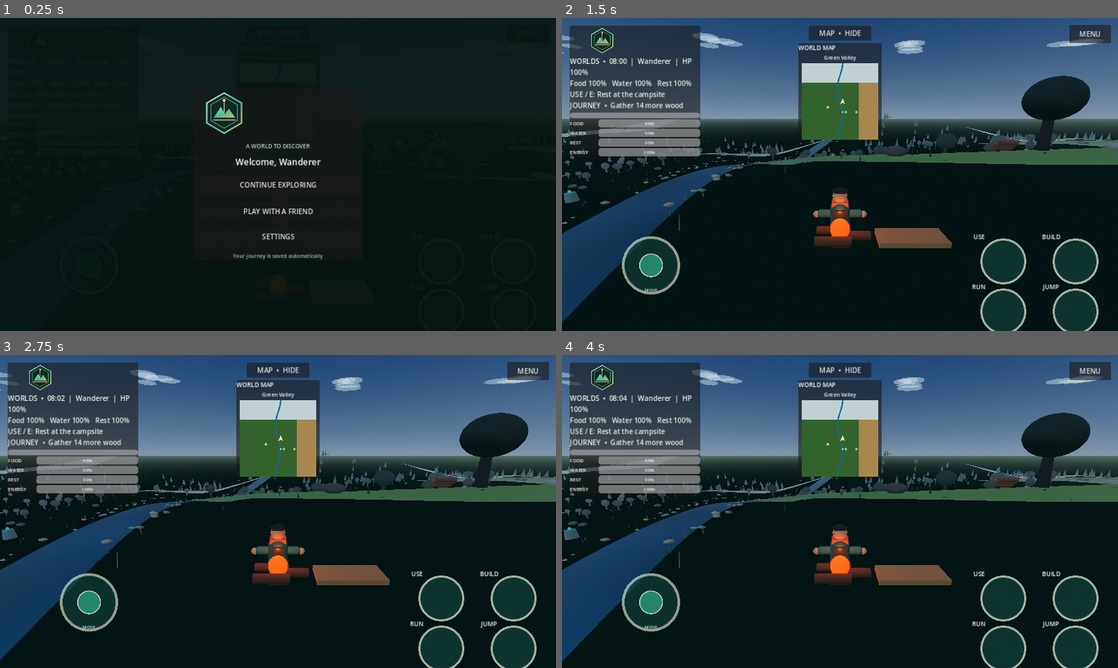
Above: before the commit, frames 1-4 (two rows, left to right).
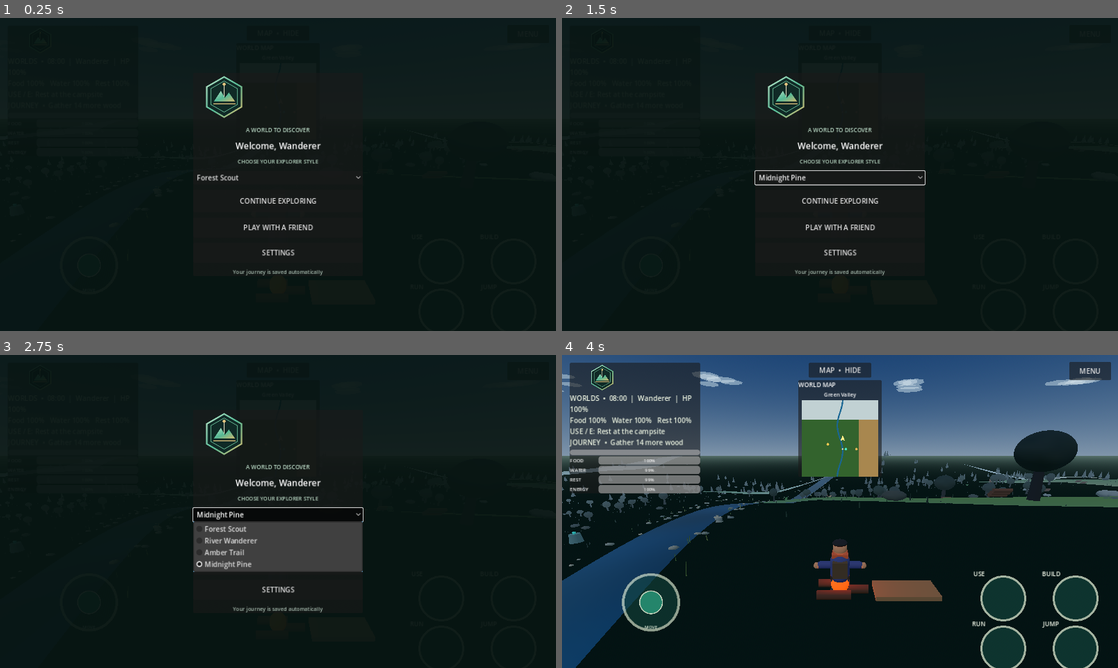
Above: after the commit, the same moments.

Repository: loayh523-lab/WORLDS
Game: Godot game, scene res://scenes/main.tscn
Same seed, same stepped clock (60 frames per second), same inputs: the game is played once before the commit and once after it.
Inputs (mouse positions are in pixels of both pictures, inside the frame that each line leads up to):
- Up to frame 1 (0.25 s): no input
- Up to frame 2 (1.5 s): click (840, 177) at 0.5 s, where only the run after the commit has a clickable "Forest Scout"; click (840, 227) at 1.25 s, where only the run after the commit has a clickable "PLAY WITH A FRIEND"
- Up to frame 3 (2.75 s): click (278, 514) at 2 s, where only the run after the commit has a clickable "Midnight Pine"
- Up to frame 4 (4 s): click (840, 564) at 2.75 s, where only the run after the commit has a clickable "PLAY WITH A FRIEND"; click (840, 536) at 3.5 s, where only the run after the commit has a clickable "CONTINUE EXPLORING"

The runs differ from the first frame. In frame 1, 2.2% of the frame differs, in the area x 35-65%, y 18-83%; in frame 2, 53%; in frame 3, 57%, in the area x 0-100%, y 0-100%; in frame 4, 10%.

Commit message:
Add selectable explorer outfits with saved appearance and LAN synchronization

Diff:
--- a/scripts/main.gd
+++ b/scripts/main.gd
@@ -14,6 +14,10 @@
 var player: CharacterBody3D
 var player_name := "Wanderer"
 var player_name_input: LineEdit
+var outfit_option: OptionButton
+var player_outfit_index := 0
+var player_torso: MeshInstance3D
+var network_player_outfits: Dictionary = {1: 0}
 var master_volume_slider: HSlider
 var camera_pivot: Node3D
 var camera: Camera3D
@@ -782,9 +786,10 @@
     visual.name = "CharacterVisual"
     player.add_child(visual)
 
-    var torso := _make_capsule_part(0.34, 1.12, Color(0.16, 0.30, 0.23))
-    torso.position = Vector3(0, 1.16, 0)
-    visual.add_child(torso)
+    player_torso = _make_capsule_part(0.34, 1.12, Color(0.16, 0.30, 0.23))
+    player_torso.name = "PlayerTorso"
+    player_torso.position = Vector3(0, 1.16, 0)
+    visual.add_child(player_torso)
 
     var head := MeshInstance3D.new()
     var head_mesh := SphereMesh.new()
@@ -817,6 +822,7 @@
     right_arm.position = Vector3(0.40, 1.25, 0)
     right_arm.rotation.z = PI * 0.5
     visual.add_child(right_arm)
+    _apply_player_outfit()
 
     left_leg = _make_capsule_part(0.15, 0.82, Color(0.18, 0.20, 0.21))
     left_leg.position = Vector3(-0.17, 0.43, 0)
@@ -1034,6 +1040,23 @@
     welcome.horizontal_alignment = HORIZONTAL_ALIGNMENT_CENTER
     welcome.add_theme_font_size_override("font_size", 20)
     column.add_child(welcome)
+
+    var outfit_caption := Label.new()
+    outfit_caption.text = "CHOOSE YOUR EXPLORER STYLE"
+    outfit_caption.horizontal_alignment = HORIZONTAL_ALIGNMENT_CENTER
+    outfit_caption.add_theme_font_size_override("font_size", 12)
+    outfit_caption.add_theme_color_override("font_color", Color(0.72, 0.84, 0.76))
+    column.add_child(outfit_caption)
+
+    outfit_option = OptionButton.new()
+    outfit_option.name = "ExplorerStyle"
+    outfit_option.add_item("Forest Scout", 0)
+    outfit_option.add_item("River Wanderer", 1)
+    outfit_option.add_item("Amber Trail", 2)
+    outfit_option.add_item("Midnight Pine", 3)
+    outfit_option.select(player_outfit_index)
+    outfit_option.item_selected.connect(_on_outfit_selected)
+    column.add_child(outfit_option)
 
     var start_button := Button.new()
     start_button.text = "CONTINUE EXPLORING"
@@ -1468,6 +1491,66 @@
     network_back_button.pressed.connect(_return_to_main_menu)
     column.add_child(network_back_button)
     network_panel.visible = false
+
+func _get_player_outfit_color(index: int) -> Color:
+    var palette: Array[Color] = [
+        Color(0.16, 0.30, 0.23),
+        Color(0.13, 0.34, 0.43),
+        Color(0.55, 0.29, 0.13),
+        Color(0.22, 0.23, 0.38)
+    ]
+    return palette[clampi(index, 0, palette.size() - 1)]
+
+func _apply_player_outfit() -> void:
+    var outfit_material := StandardMaterial3D.new()
+    outfit_material.albedo_color = _get_player_outfit_color(player_outfit_index)
+    outfit_material.roughness = 0.9
+    if player_torso:
+        player_torso.material_override = outfit_material
+    if left_arm:
+        left_arm.material_override = outfit_material
+    if right_arm:
+        right_arm.material_override = outfit_material
+
+func _on_outfit_selected(index: int) -> void:
+    player_outfit_index = clampi(index, 0, 3)
+    if outfit_option:
+        outfit_option.select(player_outfit_index)
+    _apply_player_outfit()
+    if lan_active:
+        if multiplayer.is_server():
+            network_player_outfits[1] = player_outfit_index
+            rpc("_rpc_set_remote_player_outfit", 1, player_outfit_index)
+        elif multiplayer.multiplayer_peer.get_connection_status() == MultiplayerPeer.CONNECTION_CONNECTED:
+            rpc_id(1, "_rpc_submit_player_outfit", player_outfit_index)
+    _save_game()
+
+func _apply_remote_player_outfit(peer_id: int, index: int) -> void:
+    network_player_outfits[peer_id] = clampi(index, 0, 3)
+    if not network_remote_players.has(peer_id):
+        return
+    var avatar := network_remote_players[peer_id] as Node3D
+    var body := avatar.find_child("RemoteBody", true, false) as MeshInstance3D
+    if body:
+        var material := StandardMaterial3D.new()
+        material.albedo_color = _get_player_outfit_color(index)
+        material.roughness = 0.9
+        body.material_override = material
+
+@rpc("any_peer", "call_remote", "reliable")
+func _rpc_submit_player_outfit(requested_index: int) -> void:
+    if not multiplayer.is_server():
+        return
+    var sender := multiplayer.get_remote_sender_id()
+    if sender <= 1:
+        return
+    var safe_index := clampi(requested_index, 0, 3)
+    _apply_remote_player_outfit(sender, safe_index)
+    rpc("_rpc_set_remote_player_outfit", sender, safe_index)
+
+@rpc("authority", "call_remote", "reliable")
+func _rpc_set_remote_player_outfit(peer_id: int, outfit_index: int) -> void:
+    _apply_remote_player_outfit(peer_id, outfit_index)
 
 func _apply_player_name() -> void:
     if not player_name_input:
@@ -3993,6 +4076,7 @@
 func _on_peer_disconnected(peer_id: int) -> void:
     _remove_remote_player(peer_id)
     network_player_names.erase(peer_id)
+    network_player_outfits.erase(peer_id)
     if multiplayer.is_server():
         rpc("_rpc_remove_remote_player", peer_id)
     _set_network_status("Player left  •  %d/8 players" % (multiplayer.get_peers().size() + 1) if multiplayer.is_server() else "A player left the world")
@@ -4002,6 +4086,7 @@
     _set_network_status("Connected  •  Synchronizing world...")
     rpc_id(1, "_rpc_request_player_roster")
     rpc_id(1, "_rpc_submit_player_name", player_name)
+    rpc_id(1, "_rpc_submit_player_outfit", player_outfit_index)
     if OS.get_cmdline_user_args().has("--lan-smoke-client"):
         get_tree().create_timer(1.2).timeout.connect(_move_lan_smoke_client)
 
@@ -4027,13 +4112,14 @@
     avatar.rotation.y = facing
 
     var body := MeshInstance3D.new()
+    body.name = "RemoteBody"
     var body_mesh := CapsuleMesh.new()
     body_mesh.radius = 0.34
     body_mesh.height = 1.16
     body.mesh = body_mesh
     body.position.y = 1.16
     var body_material := StandardMaterial3D.new()
-    body_material.albedo_color = Color(0.20, 0.42, 0.72) if peer_id % 2 == 0 else Color(0.66, 0.38, 0.18)
+    body_material.albedo_color = _get_player_outfit_color(int(network_player_outfits.get(peer_id, peer_id % 4)))
     body.material_override = body_material
     avatar.add_child(body)
 
@@ -4120,6 +4206,7 @@
     var requester := multiplayer.get_remote_sender_id()
     rpc_id(requester, "_rpc_spawn_remote_player", 1, player.global_position, player.rotation.y)
     rpc_id(requester, "_rpc_set_remote_player_name", 1, player_name)
+    rpc_id(requester, "_rpc_set_remote_player_outfit", 1, player_outfit_index)
     for peer_id in network_remote_players.keys():
         if int(peer_id) == requester:
             continue
@@ -4127,6 +4214,7 @@
         if is_instance_valid(avatar):
             rpc_id(requester, "_rpc_spawn_remote_player", int(peer_id), avatar.global_position, avatar.rotation.y)
             rpc_id(requester, "_rpc_set_remote_player_name", int(peer_id), str(network_player_names.get(peer_id, "PLAYER %d" % int(peer_id))))
+            rpc_id(requester, "_rpc_set_remote_player_outfit", int(peer_id), int(network_player_outfits.get(peer_id, 0)))
     rpc_id(requester, "_rpc_set_shared_clock", world_clock)
     rpc_id(requester, "_rpc_set_shared_inventory", shared_inventory)
     for index in range(berry_bushes.size()):
@@ -4220,11 +4308,16 @@
         push_error("GAMEPLAY_SMOKE_FAIL: sprint button did not release")
         get_tree().quit(1)
         return
-    if main_menu_layer == null or not main_menu_layer.visible or network_panel == null or network_panel.visible or settings_panel == null or settings_panel.visible or LAN_MAX_CLIENTS != 7:
+    if main_menu_layer == null or not main_menu_layer.visible or network_panel == null or network_panel.visible or settings_panel == null or settings_panel.visible or LAN_MAX_CLIENTS != 7 or outfit_option == null:
         push_error("GAMEPLAY_SMOKE_FAIL: mobile menu, Wi-Fi panel defaults, or LAN capacity configuration is incorrect")
         get_tree().quit(1)
         return
 
+    _on_outfit_selected(2)
+    if player_outfit_index != 2 or not is_equal_approx((player_torso.material_override as StandardMaterial3D).albedo_color.r, _get_player_outfit_color(2).r):
+        push_error("GAMEPLAY_SMOKE_FAIL: explorer outfit selection did not update the player")
+        get_tree().quit(1)
+        return
     if get_node_or_null("HUD/OpenMainMenu") == null:
         push_error("GAMEPLAY_SMOKE_FAIL: in-game menu shortcut is missing")
         get_tree().quit(1)
@@ -4580,6 +4673,7 @@
     config.set_value("world", "journey_visited_crossing", journey_visited_crossing)
     config.set_value("world", "journey_met_villager", journey_met_villager)
     config.set_value("player", "name", player_name)
+    config.set_value("player", "outfit_index", player_outfit_index)
     config.set_value("player", "health", health)
     config.set_value("player", "hunger", hunger)
     config.set_value("player", "thirst", thirst)
@@ -4624,6 +4718,10 @@
         return
 
     player_name = str(config.get_value("player", "name", player_name)).strip_edges()
+    player_outfit_index = clampi(int(config.get_value("player", "outfit_index", player_outfit_index)), 0, 3)
+    _apply_player_outfit()
+    if outfit_option:
+        outfit_option.select(player_outfit_index)
     if player_name.is_empty():
         player_name = "Wanderer"
     if player_name_input:
